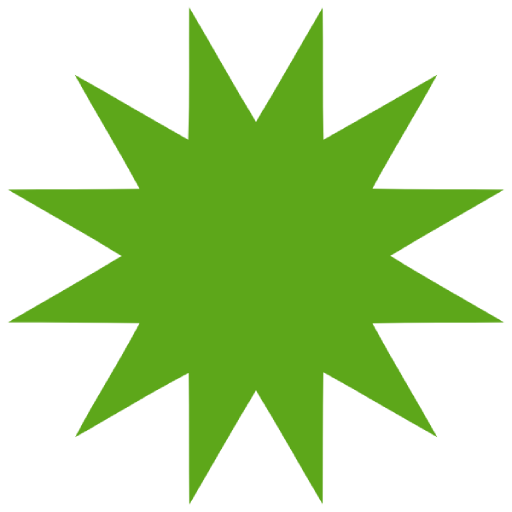
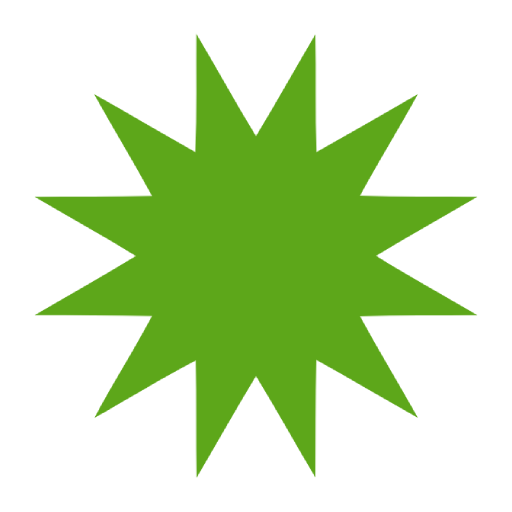
Layer changes from the first 512×512 image to the second:
painted on "destiny" over [7,6,505,505]
showed "Background" over [7,6,505,505]
